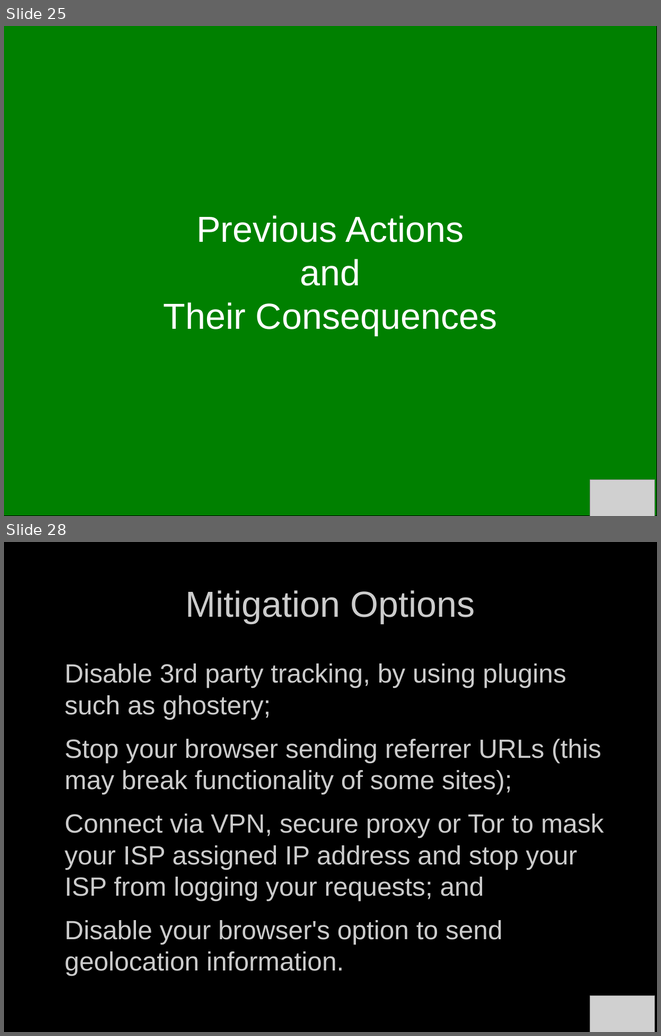
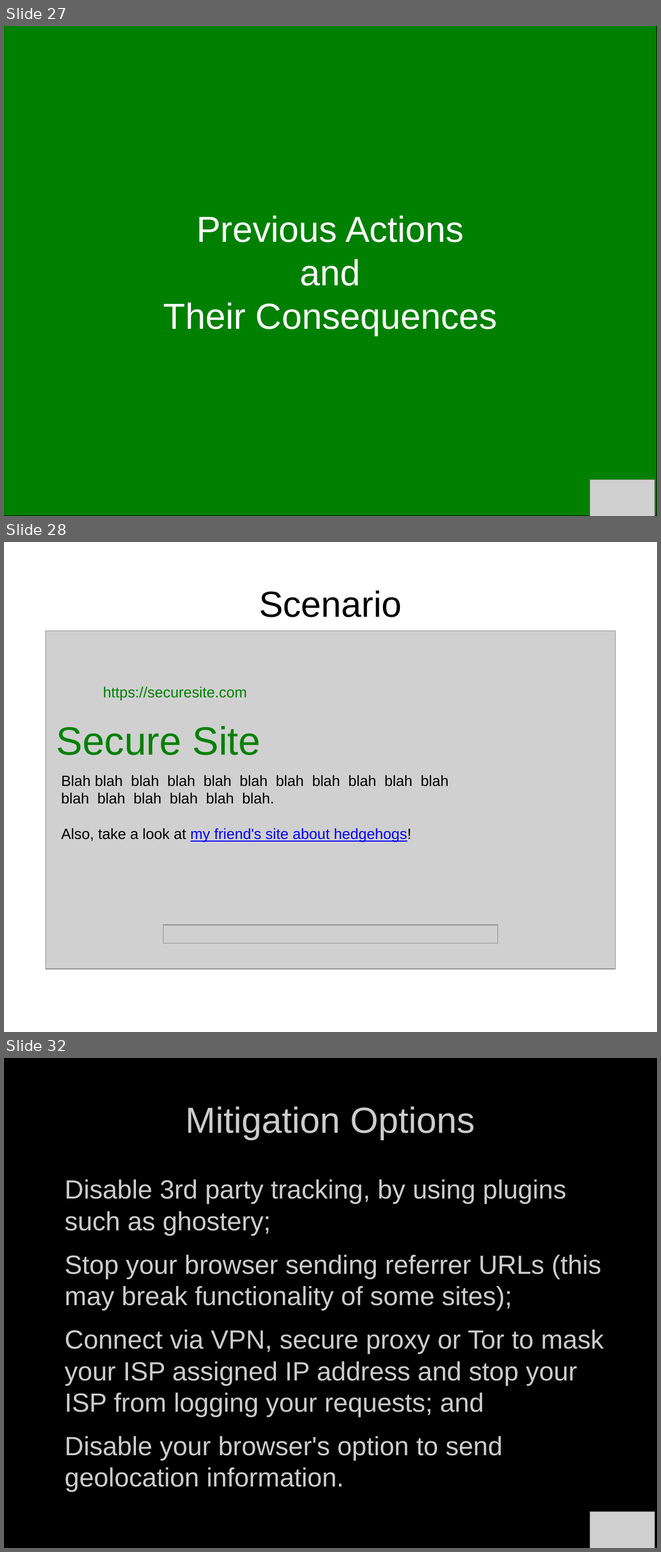
Before and after one commit to bendechrai/preso-security-privacy-anonymity, a slide deck: security-privacy-anonymity.odp. Shown one above the other, each under a label of ours: slides 25 and 28 before the commit, slides 27, 28 and 32 after it; the slides between them are not shown. The pictures are 661x1036 and 661x1552 pixels, drawn with LibreOffice and Linux fonts; fonts in the diff are those of the drawing; grey boxes stand for pictures; background and template pictures are left out. Boxes give left, top, right and bottom in pixels: in the first picture for what was removed or moved away, otherwise in the second. Text is boxed around its words. In the diff, an @@ line names an element or a change of style, - is before the commit and + after.

Commit message:
converted scenarios in to screen shots

```diff
--- a/security-privacy-anonymity.odp
+++ b/security-privacy-anonymity.odp
@@ slide 28 added at bbox=[4, 542, 657, 1032], background #FFFFFF @@
@@ title added at bbox=[259, 590, 402, 617], 44 pt, text #000000 @@
+Scenario
@@ group added at bbox=[45, 631, 616, 969]: 3 texts, 2 pictures @@
+https://securesite.com
+Secure Site
+Blah blah blah blah blah blah blah blah blah blah blah
+blah blah blah blah blah blah.
+Also, take a look at my friend's site about hedgehogs!
@@ what was slide 25 is now slide 27 @@
@@ what was slide 28 is now slide 32 @@
```
Also in this commit, not shown: 2 slides changed, 5 other slides added, 2 slides removed.
